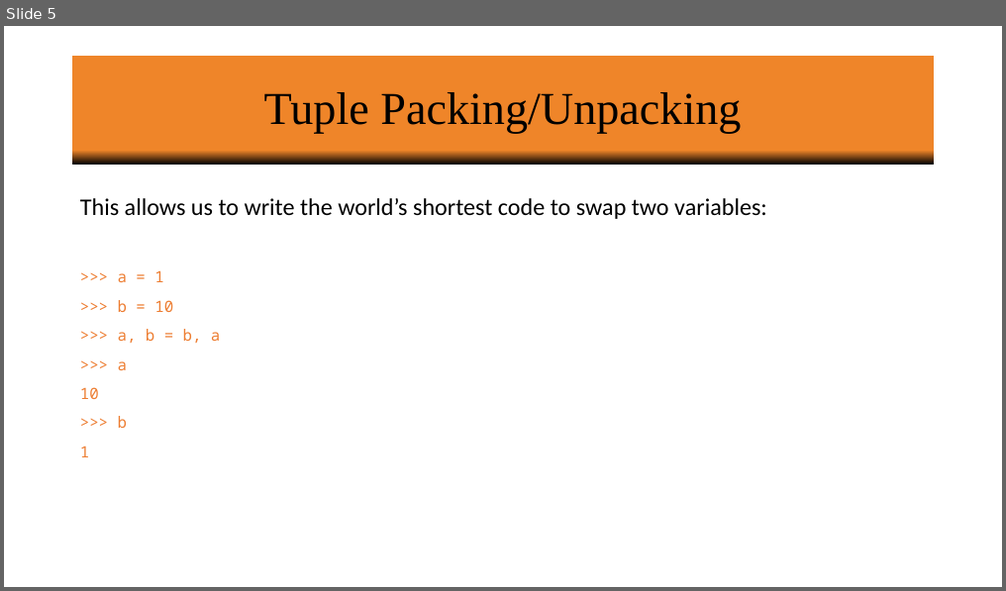
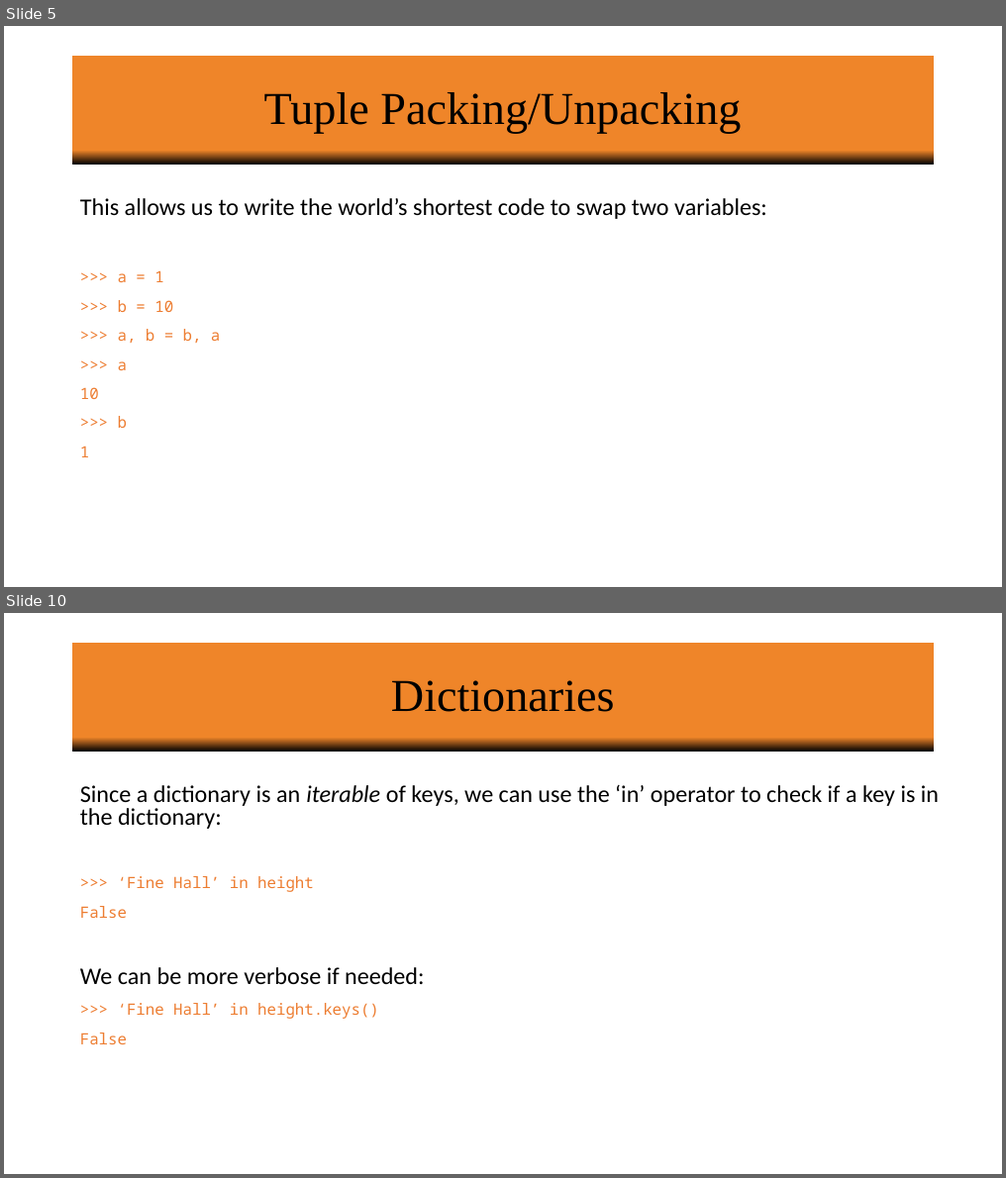
Before and after one commit to vineetbansal/Python-Bootcamp, a slide deck: slides/05 Tuples-Dictionaries.pptx. Shown one above the other, each under a label of ours: slide 5 before the commit, slides 5 and 10 after it; the slides between them are not shown. The pictures are 1006x591 and 1006x1178 pixels, drawn with LibreOffice and Linux fonts; fonts in the diff are those of the drawing; background and template pictures are left out. Boxes give left, top, right and bottom in pixels: in the first picture for what was removed or moved away, otherwise in the second. Text is boxed around its words. In the diff, an @@ line names an element or a change of style, - is before the commit and + after.

Commit message:
Completed Dictionary slides, added Linear Regression Notebook

```diff
--- a/slides/05 Tuples-Dictionaries.pptx
+++ b/slides/05 Tuples-Dictionaries.pptx
@@ slide 10 added at box(4, 613, 1002, 1174), background #FFFFFF @@
@@ title added at box(73, 643, 934, 752), fill gradient #000000 to #EF8529, 44 pt, text #000000 @@
+Dictionaries
@@ text added at box(80, 785, 939, 1045), 23 pt, text #000000 @@
+Since a dictionary is an iterable of keys, we can use the ‘in’ operator to check if a key is in the dictionary:
+>>> ‘Fine Hall’ in height
+False
+We can be more verbose if needed:
+>>> ‘Fine Hall’ in height.keys()
+False
```
Also in this commit, not shown: 6 other slides added, 1 slide removed, 7 other files.
